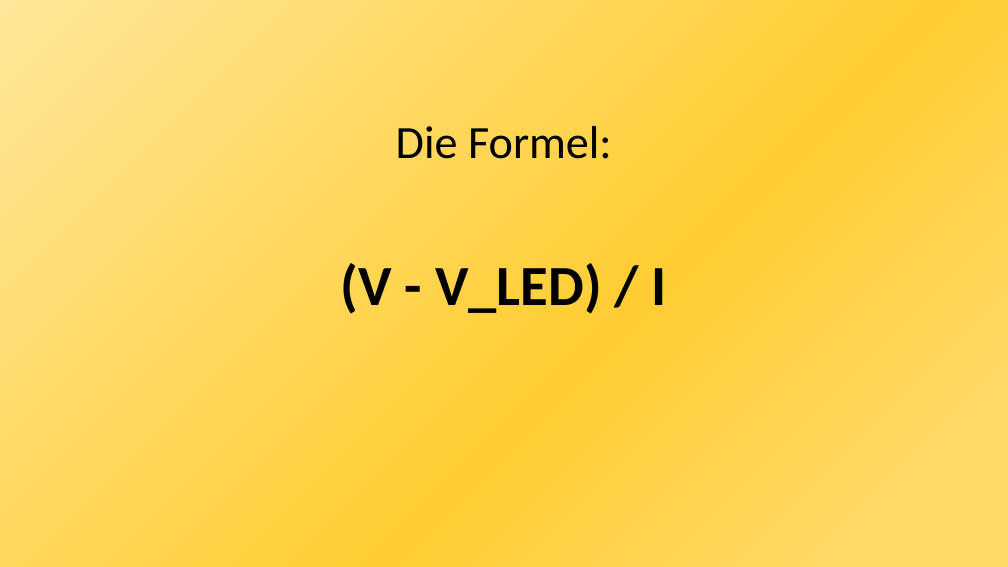
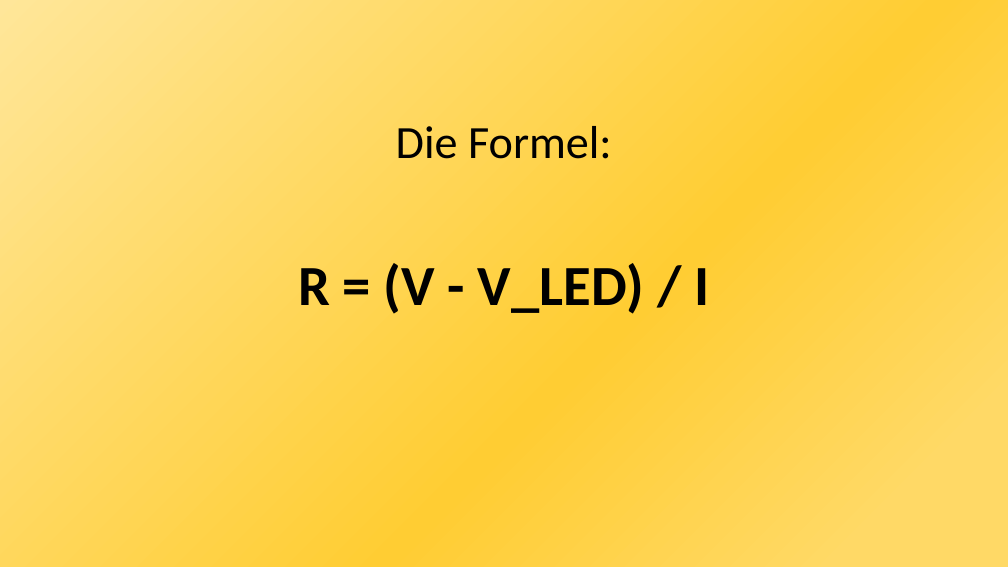
Before and after one commit to JonasHeilig/Arduino-GFS, a slide deck: slide 11 of Arduino-PP.pptx. Drawn at 1008x567 pixels with LibreOffice and Linux fonts; fonts in the diff are those of the drawing. Boxes give left, top, right and bottom in pixels: in the first picture for what was removed or moved away, otherwise in the second. Text is boxed around its words. In the diff, an @@ line names an element or a change of style, - is before the commit and + after.

```diff
--- a/Arduino-PP.pptx
+++ b/Arduino-PP.pptx
@@ text at <box>298,263,709,314</box>: text changed @@
-(V - V_LED) / I
+R = (V - V_LED) / I
```
Also in this commit, not shown: 3 other slides changed.
